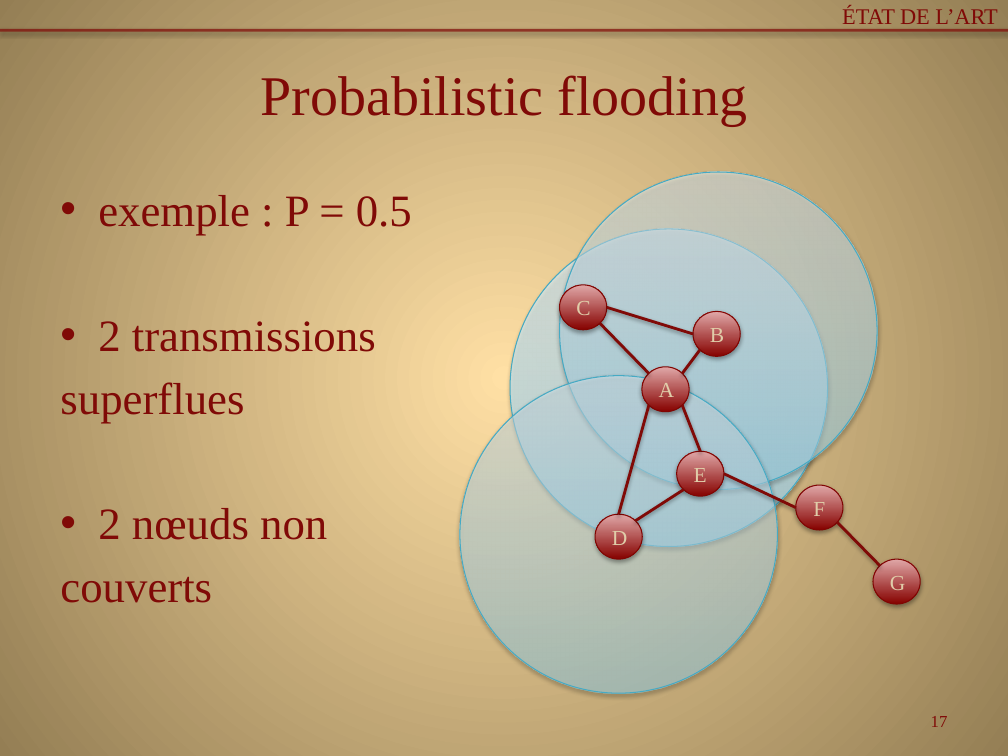
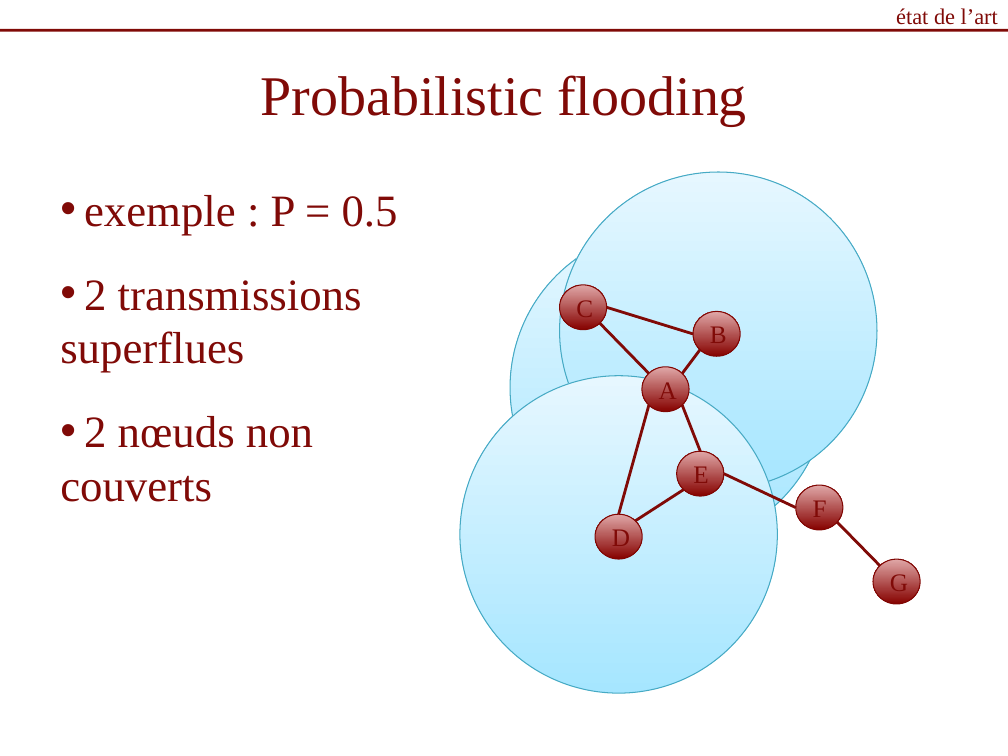
Before and after one commit to Patre/Energy-saving-in-sensors--networks, a slide deck: slide 17 of Redaction/pres.pptx. Drawn at 1008x756 pixels with LibreOffice and Linux fonts; fonts in the diff are those of the drawing. Boxes give left, top, right and bottom in pixels: in the first picture for what was removed or moved away, otherwise in the second. Text is boxed around its words. In the diff, an @@ line names an element or a change of style, - is before the commit and + after.

```diff
--- a/Redaction/pres.pptx
+++ b/Redaction/pres.pptx
@@ background gradient #FFDFA6 to #957E54 to #FFFFFF @@
@@ text at (x1=896, y1=8, x2=998, y2=25): text changed @@
-ÉTAT DE L’ART
+état de l’art
@@ line (0, 30) - (1008, 30): stroke #800A07 2 pt to #800A07 2.01 pt @@
@@ text "exemple : P = 0.5" at (x1=60, y1=195, x2=398, y2=502): indent changed; less space between paragraphs @@
@@ size 15.3 to 18 pt, text colour #E0CDA9 to #800A07; fill gradient #870300 to #E0A9A9 to gradient #860200 to #E0A8A8; outline #800704 0.75 pt to #800603 0.74 pt; shadow off in 7 elements at (x1=595, y1=514, x2=642, y2=558), (x1=676, y1=452, x2=724, y2=496), (x1=642, y1=367, x2=689, y2=411), (x1=795, y1=485, x2=843, y2=529), (x1=873, y1=559, x2=920, y2=604), (x1=694, y1=311, x2=741, y2=356), (x1=559, y1=285, x2=607, y2=330) @@
@@ line (600, 324) - (649, 373): stroke #800A07 2 pt to #800A07 2.01 pt @@
@@ line (694, 334) - (607, 307): stroke #800A07 2 pt to #800A07 2.01 pt @@
@@ line (682, 373) - (700, 350): stroke #800A07 2 pt to #800A07 2.01 pt @@
@@ fill gradient #A7E6FF to #C1EDFF to #E7F8FF to gradient #A6E6FF to #E6F7FF; outline #46AAC5 0.75 pt to #46AAC4 0.74 pt; shadow off in 3 elements at (x1=510, y1=229, x2=828, y2=546), (x1=559, y1=172, x2=877, y2=490), (x1=460, y1=376, x2=777, y2=694) @@
@@ line (649, 405) - (619, 514): stroke #800A07 2 pt to #800A07 2.01 pt @@
@@ line (682, 405) - (701, 452): stroke #800A07 2 pt to #800A07 2.01 pt @@
@@ line (724, 474) - (795, 508): stroke #800A07 2 pt to #800A07 2.01 pt @@
@@ line (635, 521) - (683, 490): stroke #800A07 2 pt to #800A07 2.01 pt @@
@@ line (837, 522) - (880, 565): stroke #800A07 2 pt to #800A07 2.01 pt @@
@@ page number removed at (x1=931, y1=716, x2=948, y2=727) @@
-17
```
Also in this commit, not shown: 28 other slides changed, 8 slides added, 1 slide removed.
